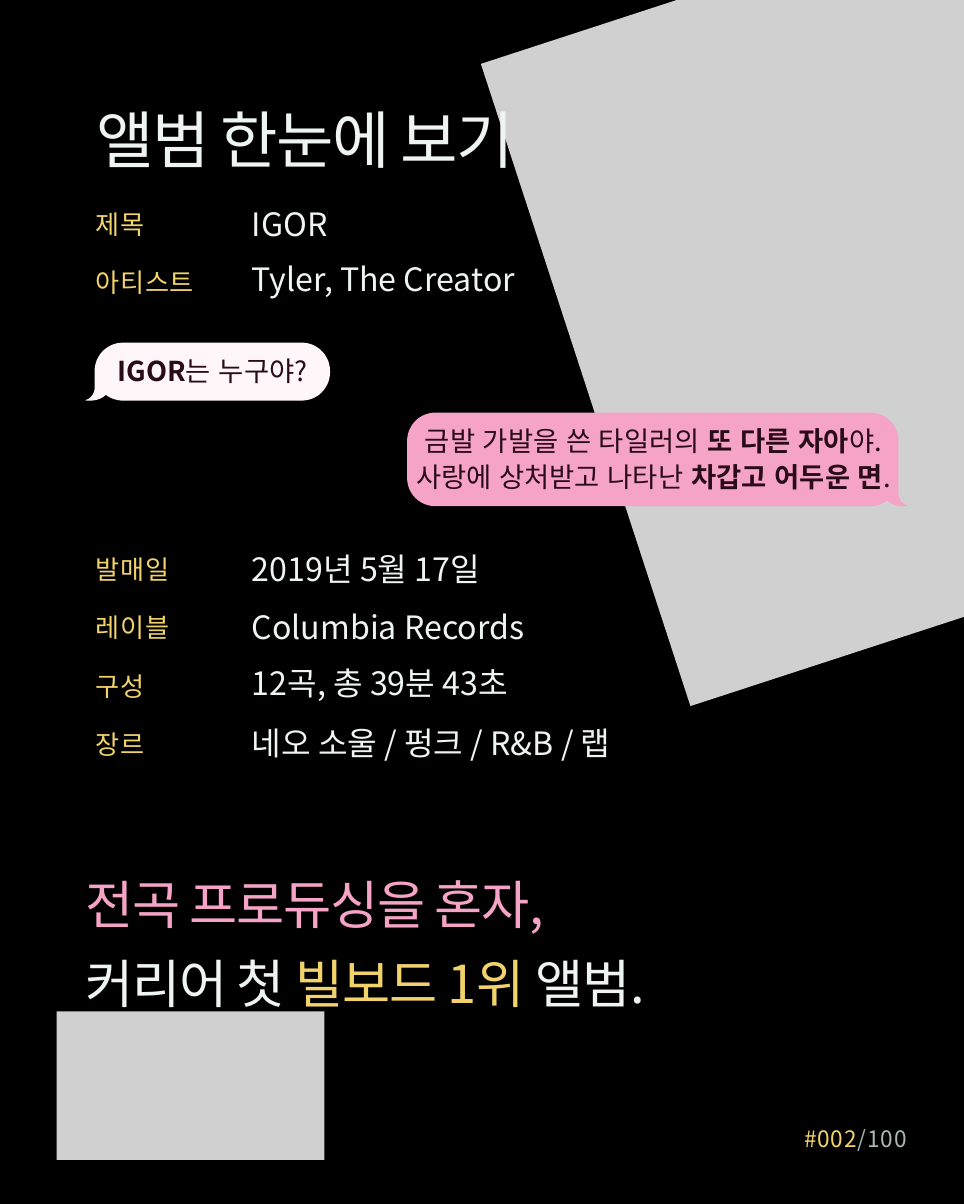
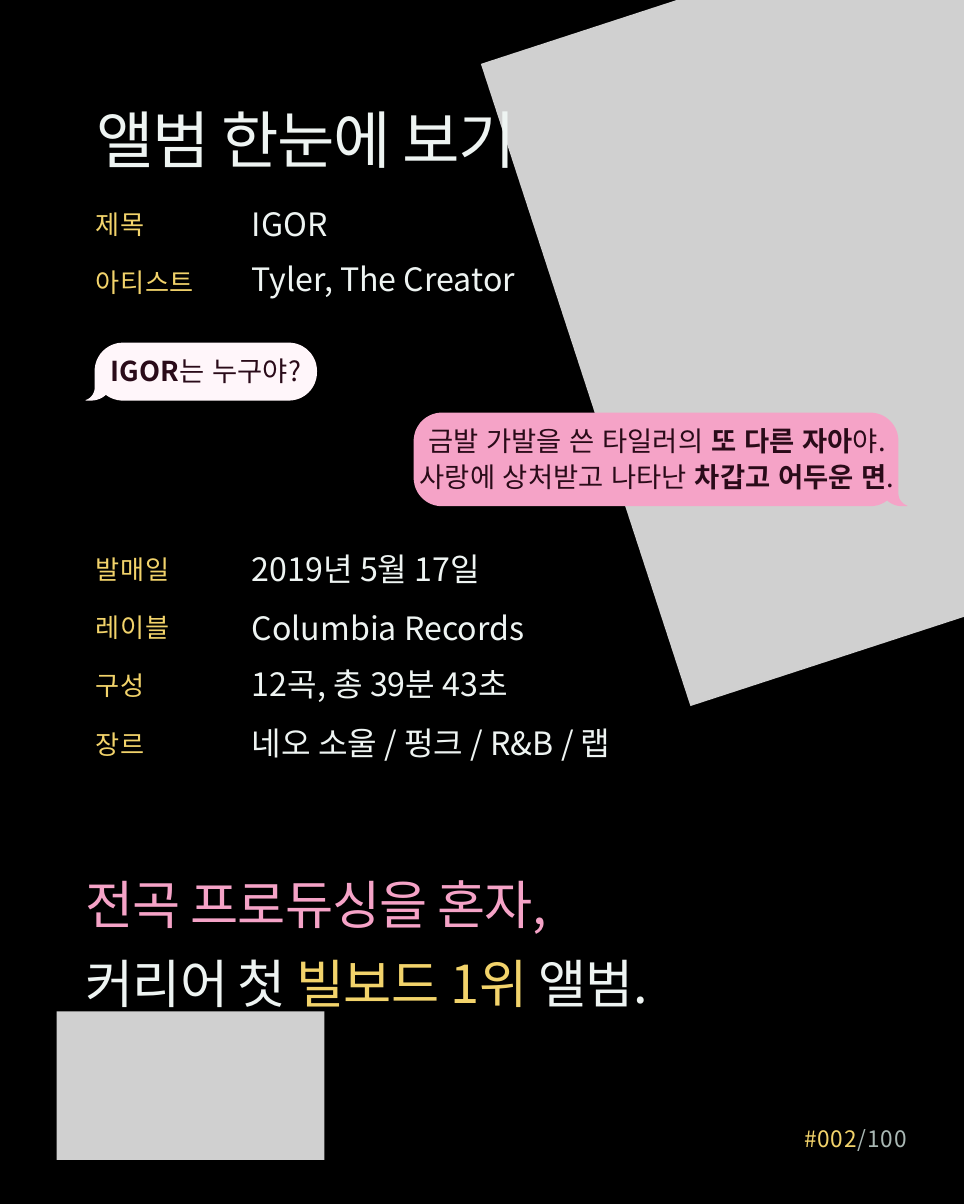
Before and after one commit to yeezyismygoat-pixel/ClaudeRep, a slide deck: slide 2 of IGOR_명반002_초안.pptx. Drawn at 964x1204 pixels with LibreOffice and Linux fonts; fonts in the diff are those of the drawing; grey boxes stand for pictures. Boxes give left, top, right and bottom in pixels: in the first picture for what was removed or moved away, otherwise in the second. Text is boxed around its words. In the diff, an @@ line names an element or a change of style, - is before the commit and + after.

```diff
--- a/IGOR_명반002_초안.pptx
+++ b/IGOR_명반002_초안.pptx
@@ text "앨범 한눈에 보기" at (96,100,517,174): letter spacing -1.3 to -1.1 pt @@
@@ freeform shape "IGOR는 누구야?": place and size @@
-freeform shape "IGOR는 누구야?" at (86,343,330,401)
+freeform shape "IGOR는 누구야?" at (86,343,317,401)
@@ freeform shape "금발 가발을 쓴 타일러의 또 ...": place and size @@
-freeform shape "금발 가발을 쓴 타일러의 또 ..." at (407,413,907,506)
+freeform shape "금발 가발을 쓴 타일러의 또 ..." at (414,413,907,506)
@@ text "전곡 프로듀싱을 혼자," at (86,880,648,1016): letter spacing -1.1 to -0.9 pt @@
```
Also in this commit, not shown: 7 other slides changed, 1 other file.
